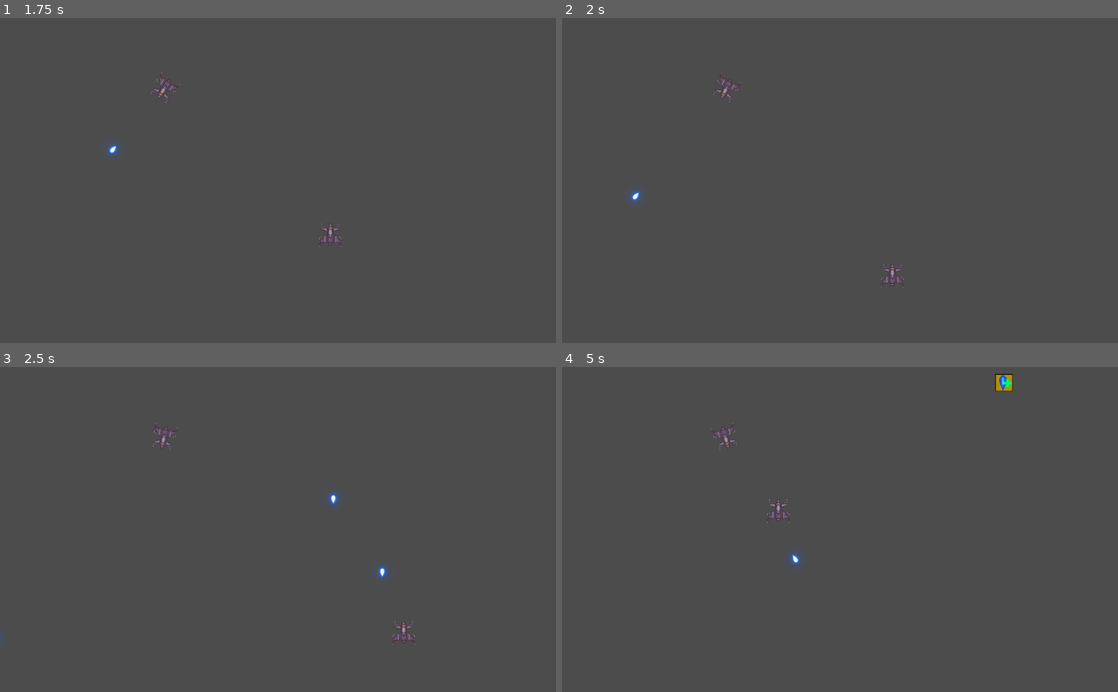
Above: before the commit, frames 1-4 (two rows, left to right).
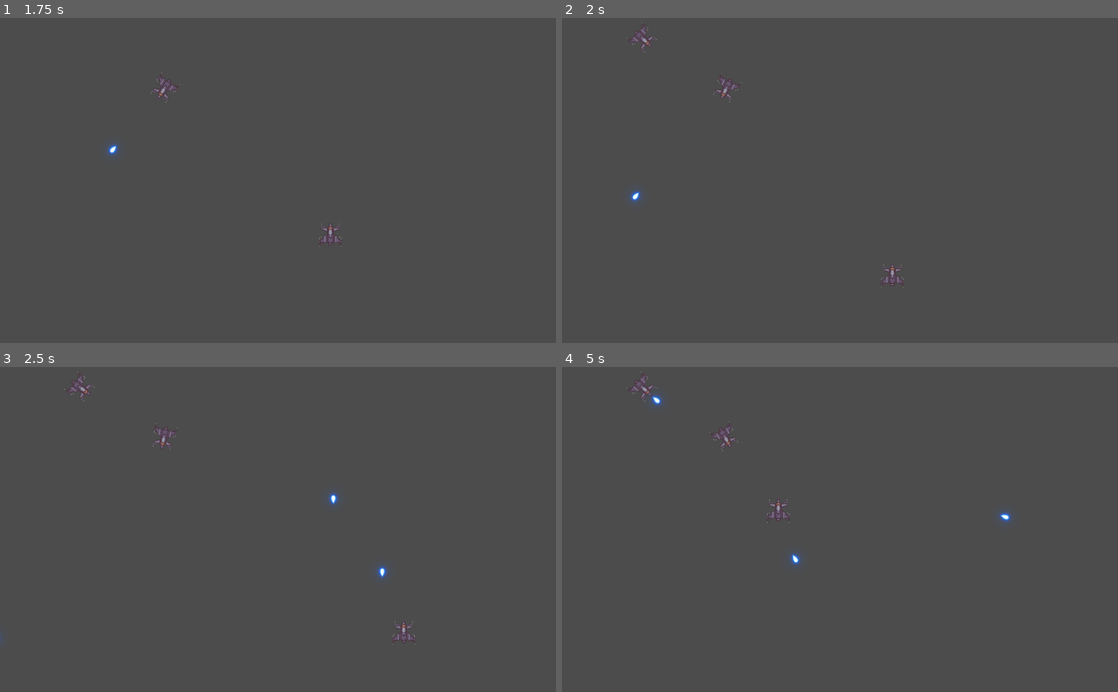
Above: after the commit, the same moments.

Repository: bondrewd0/Pv3-Final
Game: Godot game, scene res://Scenes/TestLevel.tscn
Two runs of this game, one before a commit and one after it. Both use one fixed random seed, a clock stepped at 60 frames per second and the inputs below.
Inputs (mouse positions are in pixels of both pictures, inside the frame that each line leads up to):
- Up to frame 1 (1.75 s): tap Enter at 0.5 s; move the mouse to (400, 164) at 0.52 s; press the mouse at (400, 164) at 0.53 s; hold D (Right) 0.53-1.28 s; move the mouse to (166, 196) at 1.27 s; release the mouse at (166, 196) at 1.28 s; hold S (Down) from 1.28 s (still down); click (166, 196) at 1.35 s
- Up to frame 2 (2 s): keep holding S (Down)
- Up to frame 3 (2.5 s): move the mouse to (333, 458) at 2.02 s; release S (Down) at 2.03 s; press the mouse at (333, 458) at 2.03 s; hold D (Right) from 2.03 s (still down)
- Up to frame 4 (5 s): move the mouse to (812, 594) at 2.77 s; release D (Right) at 2.78 s; release the mouse at (812, 594) at 2.78 s; hold W (Up) 2.78-3.53 s; click (812, 594) at 2.85 s; move the mouse to (1006, 578) at 3.52 s; press the mouse at (1006, 578) at 3.53 s; hold A (Left) from 3.53 s (still down); move the mouse to (673, 480) at 4.27 s; release the mouse at (673, 480) at 4.28 s; click (673, 480) at 4.35 s

Frame 1 is identical in both runs. In frame 2, less than 0.1% of the frame differs, in the area x 11-18%, y 1-11%; in frame 3, less than 0.1%; in frame 4, 0.5%, in the area x 11-82%, y 1-48%.

Commit message:
Enemy spawn timer and more collision fixes

Diff:
--- a/Scenes/Enemy.tscn
+++ b/Scenes/Enemy.tscn
@@ -4,9 +4,10 @@
 [ext_resource path="res://Silver Fighter.png" type="Texture" id=2]
 
 [sub_resource type="RectangleShape2D" id=2]
+extents = Vector2( 22.2862, 21.1146 )
 
 [node name="Enemy" type="RigidBody2D"]
-rotation = 3.14159
+rotation = 3.83972
 mode = 1
 script = ExtResource( 1 )
 
@@ -18,6 +19,7 @@
 autostart = true
 
 [node name="TargetDir" type="Position2D" parent="."]
+position = Vector2( 0, -50 )
 rotation = 3.14159
 
 [node name="StateChanger" type="Timer" parent="."]
@@ -25,6 +27,7 @@
 autostart = true
 
 [node name="CollisionShape2D" type="CollisionShape2D" parent="."]
+position = Vector2( -0.827674, 1.3472 )
 shape = SubResource( 2 )
 
 [node name="BulletPoint" type="Position2D" parent="."]
--- a/Scenes/TestLevel.tscn
+++ b/Scenes/TestLevel.tscn
@@ -7,16 +7,23 @@
 [node name="TestLevel" type="Node"]
 script = ExtResource( 4 )
 
-[node name="BuffSpawner" type="Timer" parent="."]
-wait_time = 5.0
-autostart = true
-
 [node name="Player" parent="." instance=ExtResource( 1 )]
 position = Vector2( 384, 263 )
 speed = 300.0
 
 [node name="Enemy" parent="." instance=ExtResource( 2 )]
 position = Vector2( 301, 132 )
-rotation = 3.83972
 
-[connection signal="timeout" from="BuffSpawner" to="." method="_on_BuffSpawner_timeout"]
+[node name="Timers" type="Node" parent="."]
+
+[node name="WaveSpawner" type="Timer" parent="Timers"]
+wait_time = 2.0
+one_shot = true
+autostart = true
+
+[node name="BuffSpawner" type="Timer" parent="Timers"]
+wait_time = 15.0
+autostart = true
+
+[connection signal="timeout" from="Timers/WaveSpawner" to="." method="_on_WaveSpawner_timeout"]
+[connection signal="timeout" from="Timers/BuffSpawner" to="." method="_on_BuffSpawner_timeout"]
--- a/Scripts/Bullet.gd
+++ b/Scripts/Bullet.gd
@@ -6,6 +6,7 @@
 # var b = "text"
 export var speed=0
 var dir= Vector2(1,0)
+var type=''
 # Called when the node enters the scene tree for the first time.
 func _ready():
 	pass # Replace with function body.
@@ -17,9 +18,8 @@
 	if($RayCast2D.is_colliding()):
 		var collid=$RayCast2D.get_collider()
 		if(collid.type=='Enemy'):
-			collid._destroy()
+			collid._destroy(type)
 		queue_free()
-
 
 
 func _on_VisibilityNotifier2D_viewport_exited(_viewport):
--- a/Scripts/Enemy.gd
+++ b/Scripts/Enemy.gd
@@ -6,7 +6,9 @@
 # var a = 2
 # var b = "text"
 var bulletScene=preload("res://Scenes/Bullet.tscn")
+onready var playerRef=get_parent().get_node('Player')
 onready var targetRef=$TargetDir
+var attackType=0
 var state
 var type='Enemy'
 onready var bulletSpwan=$BulletPoint
@@ -19,36 +21,48 @@
 # Called every frame. 'delta' is the elapsed time since the previous frame.
 func _process(_delta):
 	#print(deg2rad(self.rotation))
-	if state==0:
-		rotate(0.008)
-	if state==1:
-		rotate(-0.008)
-	if state==2:
-		rotate(0.005)
-	if state==3:
-		rotate(-0.005)
-	rotation = clamp(rotation, deg2rad(150), deg2rad(220))
+	if attackType==0:
+		_fan_Rotation()
+	if attackType==1:
+		_lockOn_Player()
 
-func _spawn_bullets():
+
+func _spawn_Normal_Bullets():
 	var bulletIns=bulletScene.instance()
 	bulletIns.position=bulletSpwan.global_position
 	bulletIns.rotation=self.rotation
 	bulletIns.dir=Vector2(targetRef.global_position.x-self.global_position.x,targetRef.global_position.y-self.global_position.y).normalized()
+	bulletIns.type='EnemyBullet'
 	get_parent().add_child(bulletIns)
 
 
 
 
+
 func _on_Fire_timeout():
-	_spawn_bullets()
+	if attackType==0 ||attackType==1  :
+		_spawn_Normal_Bullets()
 
 
 func _on_StateChanger_timeout():
 	_change_State()
 
 func _change_State():
-	state=round(rand_range(0,3))
+	state=round(rand_range(-1,3))
 	#print(state)
 
-func _destroy():
-	queue_free()
+func _destroy(hitType):
+	if hitType=='PlayerBullet':
+		queue_free()
+	pass
+
+func _fan_Rotation():
+	if state==0:
+		rotate(0.008)
+	if state==1:
+		rotate(-0.008)
+	rotation = clamp(rotation, deg2rad(150), deg2rad(220))
+
+
+func _lockOn_Player():
+	rotation=position.angle_to_point(playerRef.global_position)-deg2rad(90)
--- a/Scripts/LevelManager.gd
+++ b/Scripts/LevelManager.gd
@@ -5,10 +5,23 @@
 # var a = 2
 # var b = "text"
 var buffNode= preload("res://Scenes/Buff.tscn")
+var enemyScene=preload("res://Scenes/Enemy.tscn")
+var positions=[
+Vector2(150,40),
+Vector2(300,40),
+Vector2(450,40),
+Vector2(600,40),
+Vector2(750,40),
+Vector2(900,40)
+]
+var posSelector=0
 onready var viewportSize=get_viewport().get_size_override()
-onready var buffTimer=$BuffSpawner
+onready var buffTimer=$Timers/BuffSpawner
+onready var waveTimer=$Timers/WaveSpawner
 # Called when the node enters the scene tree for the first time.
 func _ready():
+
+
 	pass
 
 func _on_BuffSpawner_timeout():
@@ -18,9 +31,23 @@
 	var buffInstance=buffNode.instance()
 	add_child(buffInstance)
 	buffInstance.global_position=_generate_Random_Pos()
-	buffTimer.start(10)
+	buffTimer.start(15)
 
 func _generate_Random_Pos():
 	var posY=rand_range(10,50)
 	var posX=rand_range(50,viewportSize.x-50)
 	return  Vector2(posX,posY)
+
+
+
+
+func _on_WaveSpawner_timeout():
+	posSelector=round(rand_range(-1,5))
+	_spawn_Enemies()
+	waveTimer.start(10)
+
+func _spawn_Enemies():
+	var enemyIns=enemyScene.instance()
+	enemyIns.attackType=round(rand_range(-1,1))
+	enemyIns.position=positions[posSelector]
+	add_child(enemyIns)
--- a/Scripts/PlayerController.gd
+++ b/Scripts/PlayerController.gd
@@ -46,6 +46,7 @@
 		var bulletInstance=bulletScene.instance()
 		bulletInstance.global_position=bulletPos.global_position
 		bulletInstance.dir=Vector2(0,-1)
+		bulletInstance.type='PlayerBullet'
 		get_parent().add_child(bulletInstance)
 	pass
 
